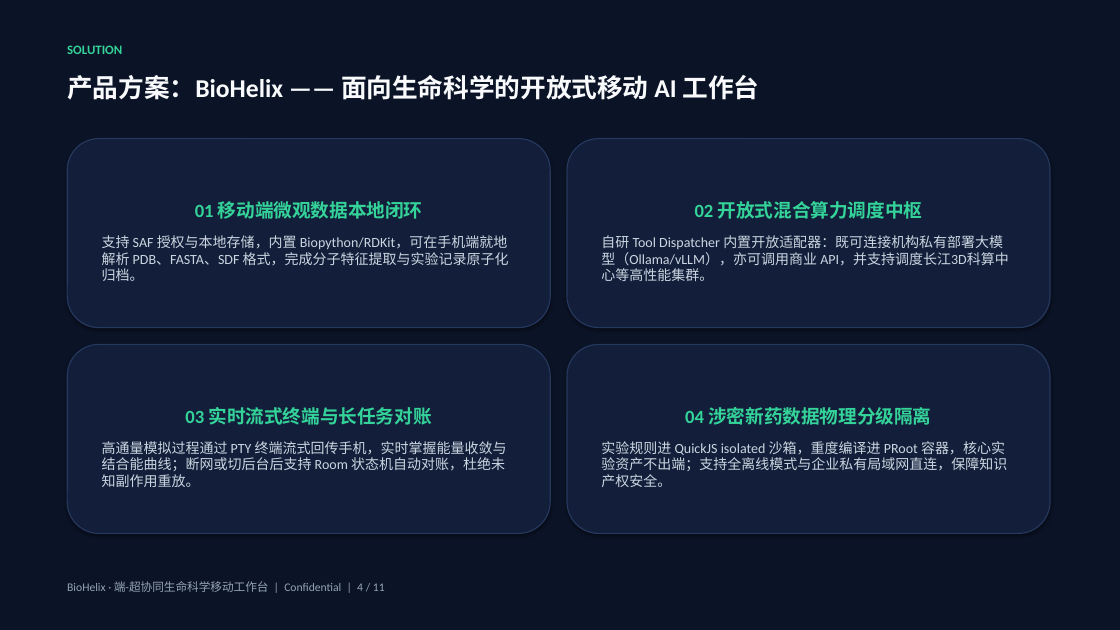
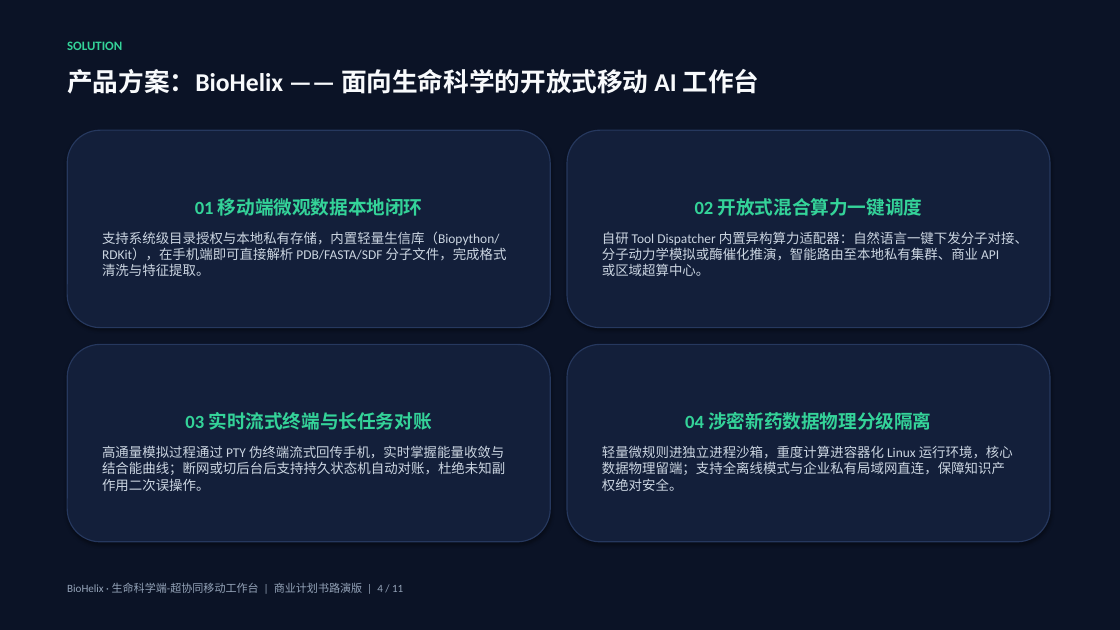
Before and after one commit to dollarser/helix-agent, a slide deck: slide 4 of docs/product/BioHelix_商业计划书_路演版.pptx. Drawn at 1120x630 pixels with LibreOffice and Linux fonts; fonts in the diff are those of the drawing. Boxes give left, top, right and bottom in pixels: in the first picture for what was removed or moved away, otherwise in the second. Text is boxed around its words. In the diff, an @@ line names an element or a change of style, - is before the commit and + after.

```diff
--- a/docs/product/BioHelix_商业计划书_路演版.pptx
+++ b/docs/product/BioHelix_商业计划书_路演版.pptx
@@ text "SOLUTION": place and size @@
-text "SOLUTION" at (67,45,122,54)
+text "SOLUTION" at (67,41,122,50)
@@ text "产品方案：BioHelix —— 面向生命科学的开放式移动 AI 工作台": place and size @@
-text "产品方案：BioHelix —— 面向生命科学的开放式移动 AI 工作台" at (67,75,759,100)
+text "产品方案：BioHelix —— 面向生命科学的开放式移动 AI 工作台" at (67,69,759,94)
@@ rounded rectangle "01 移动端微观数据本地闭环": place and size @@
-rounded rectangle "01 移动端微观数据本地闭环" at (67,139,550,328)
+rounded rectangle "01 移动端微观数据本地闭环" at (67,130,550,328)
@@ rounded rectangle "02 开放式混合算力一键调度": place and size @@
-rounded rectangle "02 开放式混合算力一键调度" at (567,139,1050,328)
+rounded rectangle "02 开放式混合算力一键调度" at (567,130,1050,328)
@@ text in rounded rectangle at (602,198,1028,276): text changed; size 12 to 11.5 pt @@
-02 开放式混合算力调度中枢
-自研 Tool Dispatcher 内置开放适配器：既可连接机构私有部署大模型（Ollama/vLLM），亦可调用商业 API，并支持调度长江3D科算中心等高性能集群。
+02 开放式混合算力一键调度
+自研 Tool Dispatcher 内置异构算力适配器：自然语言一键下发分子对接、分子动力学模拟或酶催化推演，智能路由至本地私有集群、商业 API 或区域超算中心。
@@ text in rounded rectangle at (102,231,507,276): text changed; size 12 to 11.5 pt @@
-支持 SAF 授权与本地存储，内置 Biopython/RDKit，可在手机端就地解析 PDB、FASTA、SDF 格式，完成分子特征提取与实验记录原子化归档。
+支持系统级目录授权与本地私有存储，内置轻量生信库（Biopython/RDKit），在手机端即可直接解析 PDB/FASTA/SDF 分子文件，完成格式清洗与特征提取。
@@ rounded rectangle "03 实时流式终端与长任务对账": place and size @@
-rounded rectangle "03 实时流式终端与长任务对账" at (67,344,550,534)
+rounded rectangle "03 实时流式终端与长任务对账" at (67,344,550,542)
@@ rounded rectangle "04 涉密新药数据物理分级隔离": place and size @@
-rounded rectangle "04 涉密新药数据物理分级隔离" at (567,344,1050,534)
+rounded rectangle "04 涉密新药数据物理分级隔离" at (567,344,1050,542)
@@ text in rounded rectangle at (102,445,505,491): text changed; size 12 to 11.5 pt @@
-高通量模拟过程通过 PTY 终端流式回传手机，实时掌握能量收敛与结合能曲线；断网或切后台后支持 Room 状态机自动对账，杜绝未知副作用重放。
+高通量模拟过程通过 PTY 伪终端流式回传手机，实时掌握能量收敛与结合能曲线；断网或切后台后支持持久状态机自动对账，杜绝未知副作用二次误操作。
@@ text in rounded rectangle at (602,445,1013,491): text changed; size 12 to 11.5 pt @@
-实验规则进 QuickJS isolated 沙箱，重度编译进 PRoot 容器，核心实验资产不出端；支持全离线模式与企业私有局域网直连，保障知识产权安全。
+轻量微规则进独立进程沙箱，重度计算进容器化 Linux 运行环境，核心数据物理留端；支持全离线模式与企业私有局域网直连，保障知识产权绝对安全。
@@ text at (67,583,403,593): text changed; size 10 to 9.5 pt @@
-BioHelix · 端-超协同生命科学移动工作台 | Confidential | 4 / 11
+BioHelix · 生命科学端-超协同移动工作台 | 商业计划书路演版 | 4 / 11
```
Also in this commit, not shown: 9 other slides changed, 3 other files.
